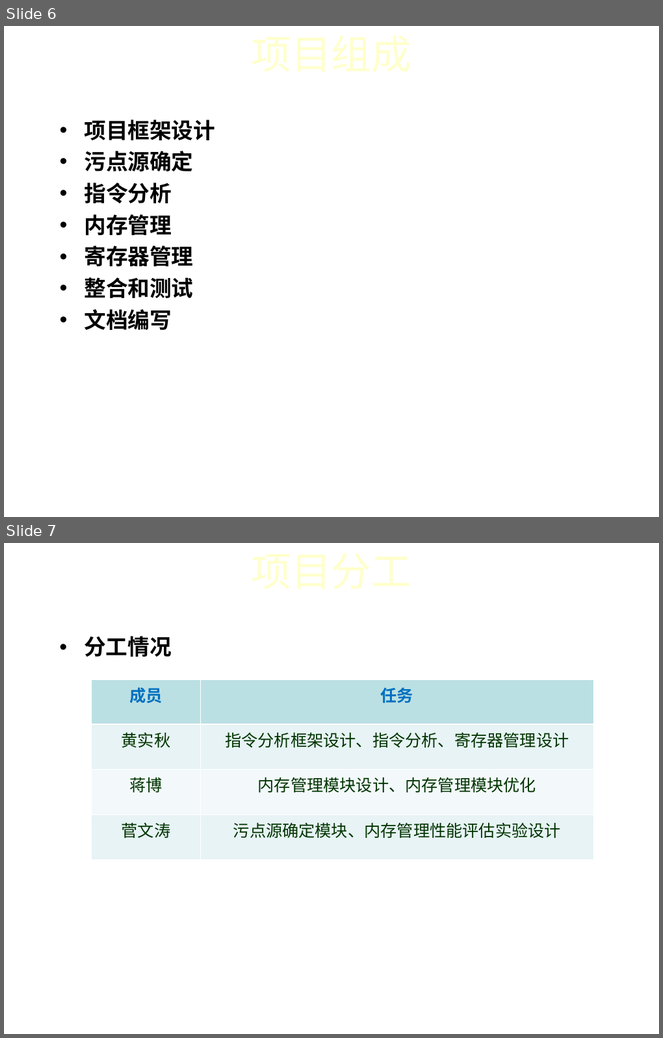
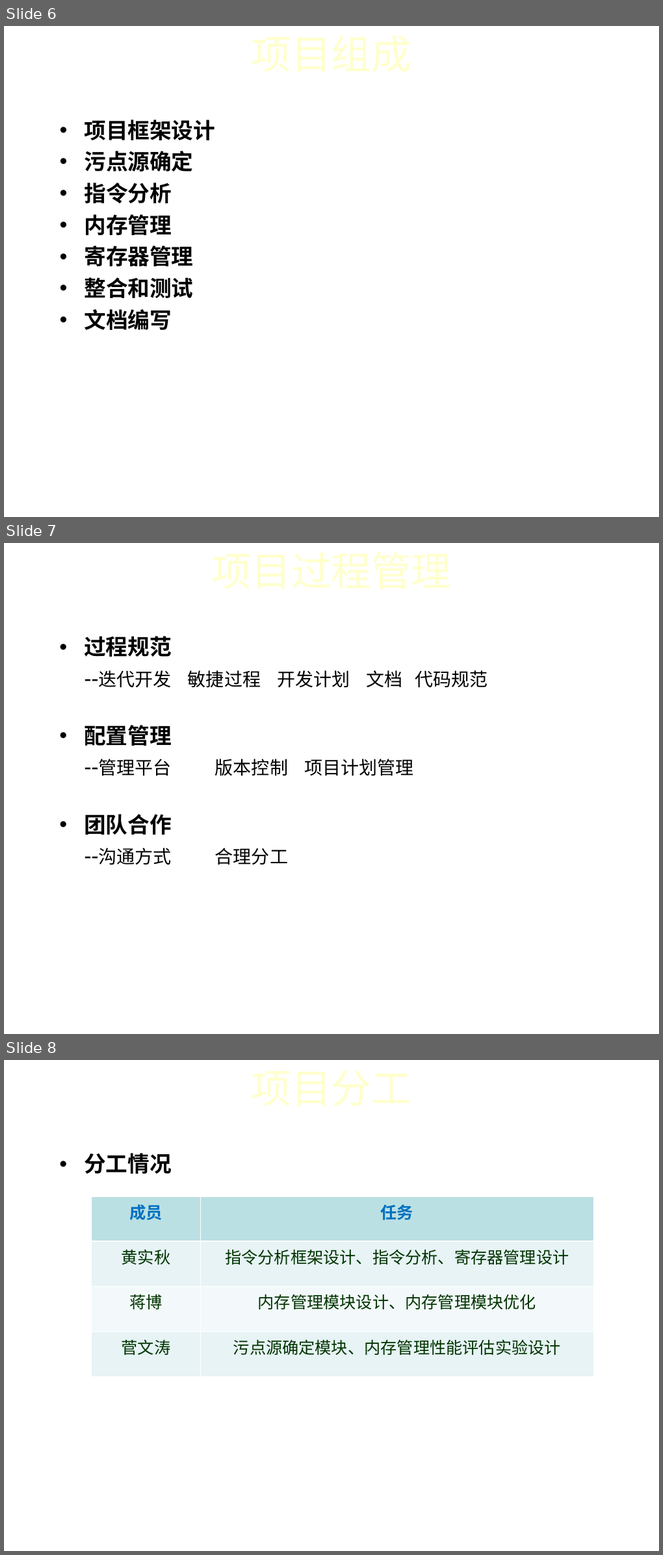
Before and after one commit to iidx/devilheart, a slide deck: doc/TaintAnalysis.ppt. Shown one above the other, each under a label of ours: slides 6 and 7 before the commit, slides 6, 7 and 8 after it. The pictures are 663x1038 and 663x1555 pixels, drawn with LibreOffice and Linux fonts; fonts in the diff are those of the drawing; background and template pictures are left out. Boxes give left, top, right and bottom in pixels: in the first picture for what was removed or moved away, otherwise in the second. Text is boxed around its words. In the diff, an @@ line names an element or a change of style, - is before the commit and + after.

```diff
--- a/doc/TaintAnalysis.ppt
+++ b/doc/TaintAnalysis.ppt
@@ slide 7 added at [4, 543, 659, 1034], background picture (left out) @@
@@ title added at [36, 543, 627, 598], 44 pt, text #FFFFCC @@
+项目过程管理
@@ text added at [84, 636, 488, 865], 20 pt, text #000000 @@
+• 过程规范
+--迭代开发 敏捷过程 开发计划 文档 代码规范
+• 配置管理
+--管理平台 版本控制 项目计划管理
+• 团队合作
+--沟通方式 合理分工
@@ what was slide 7 is now slide 8 @@
```
Also in this commit, not shown: 1 slide changed, 1 slide removed.
